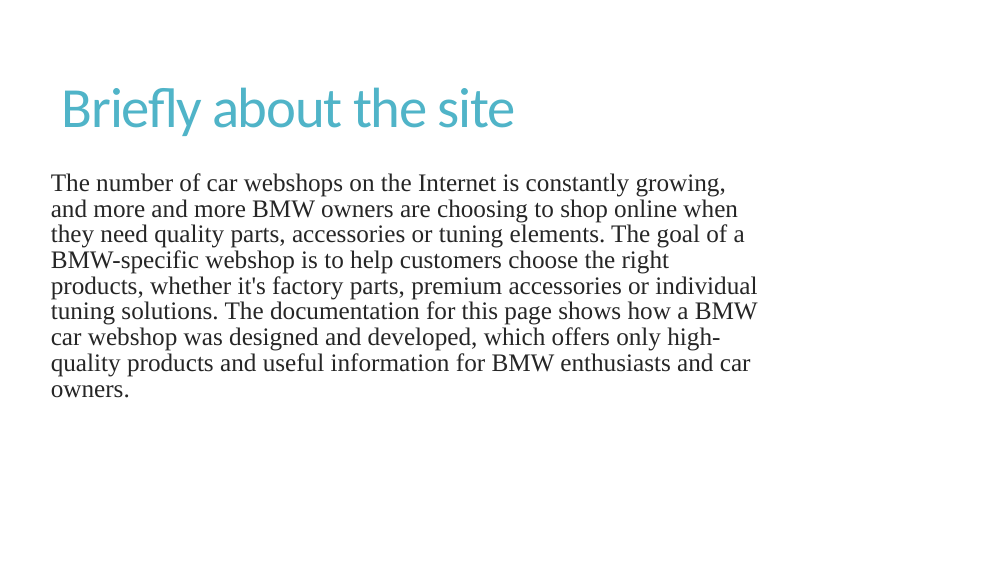
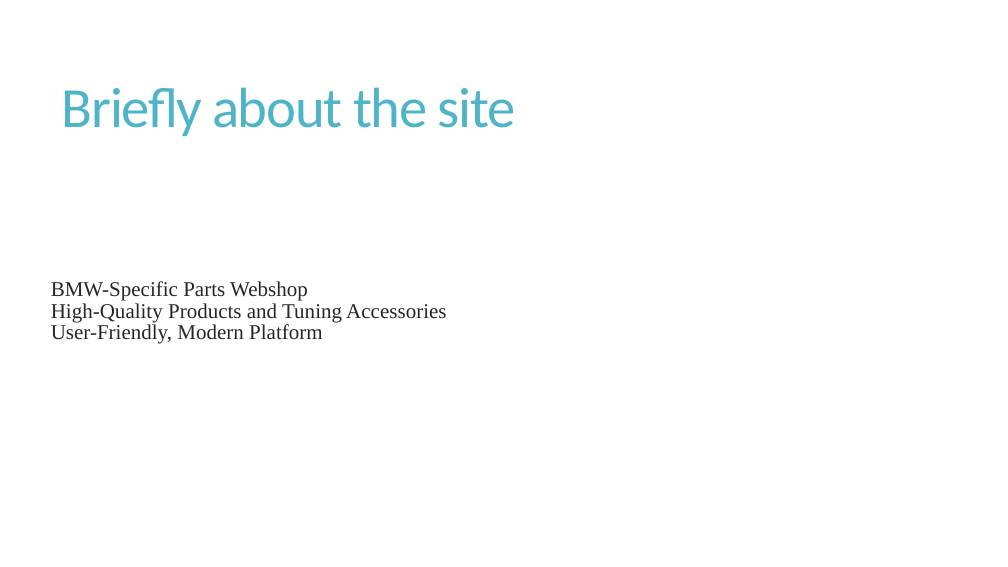
Before and after one commit to Racoonzz/car_shop, a slide deck: slide 17 of CarShoptprezentáció.pptx. Drawn at 1008x567 pixels with LibreOffice and Linux fonts; fonts in the diff are those of the drawing. Boxes give left, top, right and bottom in pixels: in the first picture for what was removed or moved away, otherwise in the second. Text is boxed around its words. In the diff, an @@ line names an element or a change of style, - is before the commit and + after.

```diff
--- a/CarShoptprezentáció.pptx
+++ b/CarShoptprezentáció.pptx
@@ text at (51,281,446,344): text changed; size 24 to 20 pt @@
-  The number of car webshops on the Internet is constantly growing, and more and more BMW owners are choosing to shop online when they need quality parts, accessories or tuning elements. The goal of a BMW-specific webshop is to help customers choose the right products, whether it's factory parts, premium accessories or individual tuning solutions. The documentation for this page shows how a BMW car webshop was designed and developed, which offers only high-quality products and useful information for BMW enthusiasts and car owners.
+  BMW-Specific Parts Webshop
+  High-Quality Products and Tuning Accessories
+  User-Friendly, Modern Platform
```
Also in this commit, not shown: 16 other slides changed, 1 other file.
